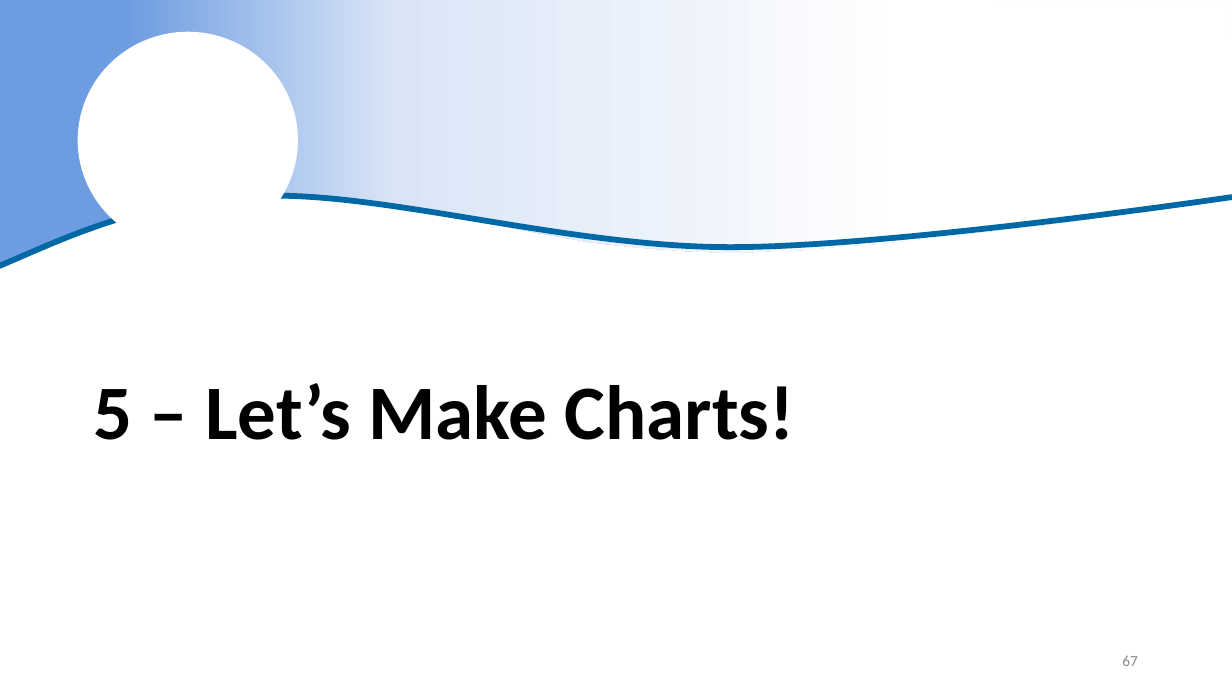
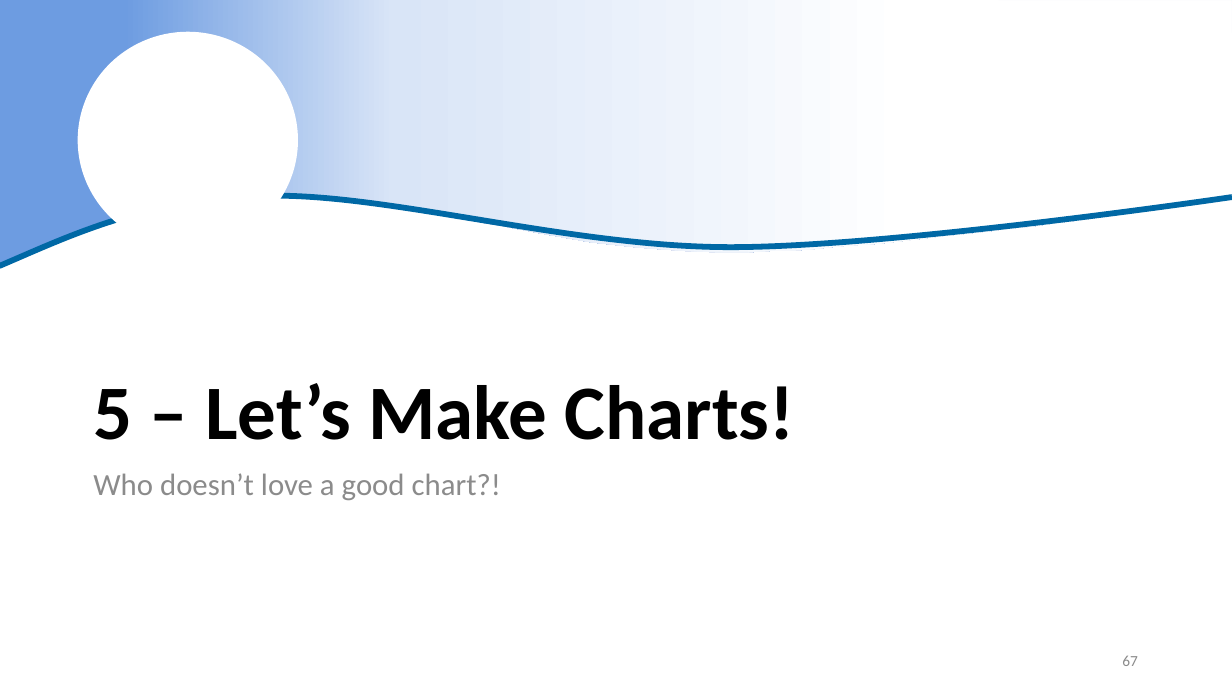
Before and after one commit to justinpriest/R_Intro_ADFG, a slide deck: slide 67 of The Basics of R.pptx. Drawn at 1232x693 pixels with LibreOffice and Linux fonts; fonts in the diff are those of the drawing; background and template pictures are left out. Boxes give left, top, right and bottom in pixels: in the first picture for what was removed or moved away, otherwise in the second. Text is boxed around its words. In the diff, an @@ line names an element or a change of style, - is before the commit and + after.

```diff
--- a/The Basics of R.pptx
+++ b/The Basics of R.pptx
@@ text added at [93, 473, 501, 500], 24 pt, text #8C8C8C @@
+Who doesn’t love a good chart?!
```
Also in this commit, not shown: 8 other slides changed, 1 other file.
